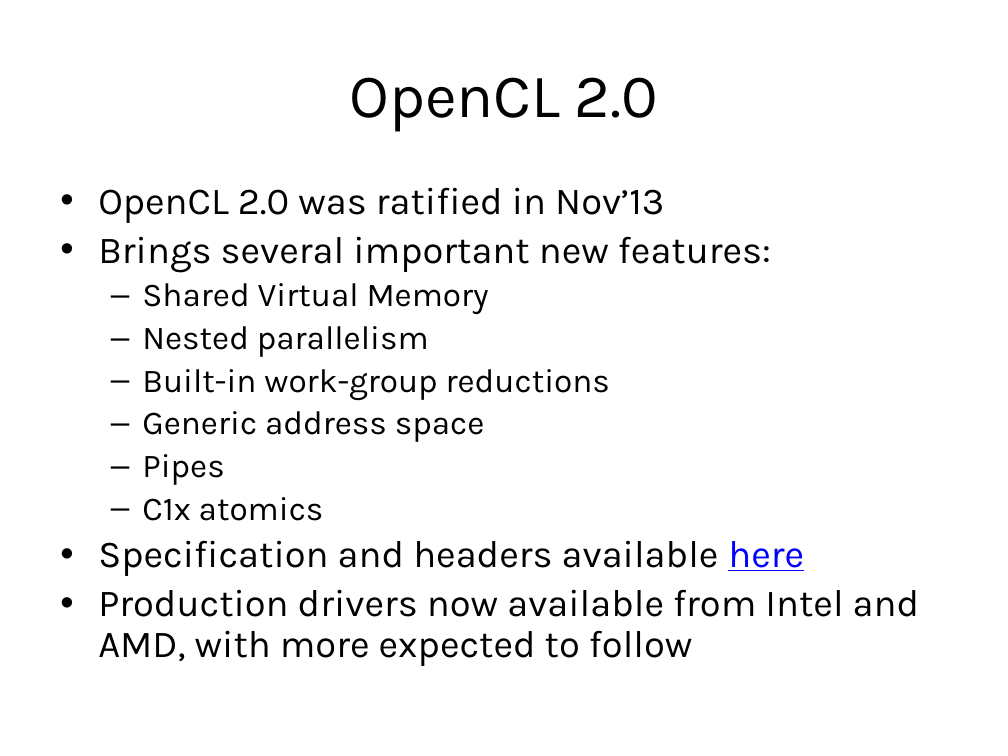
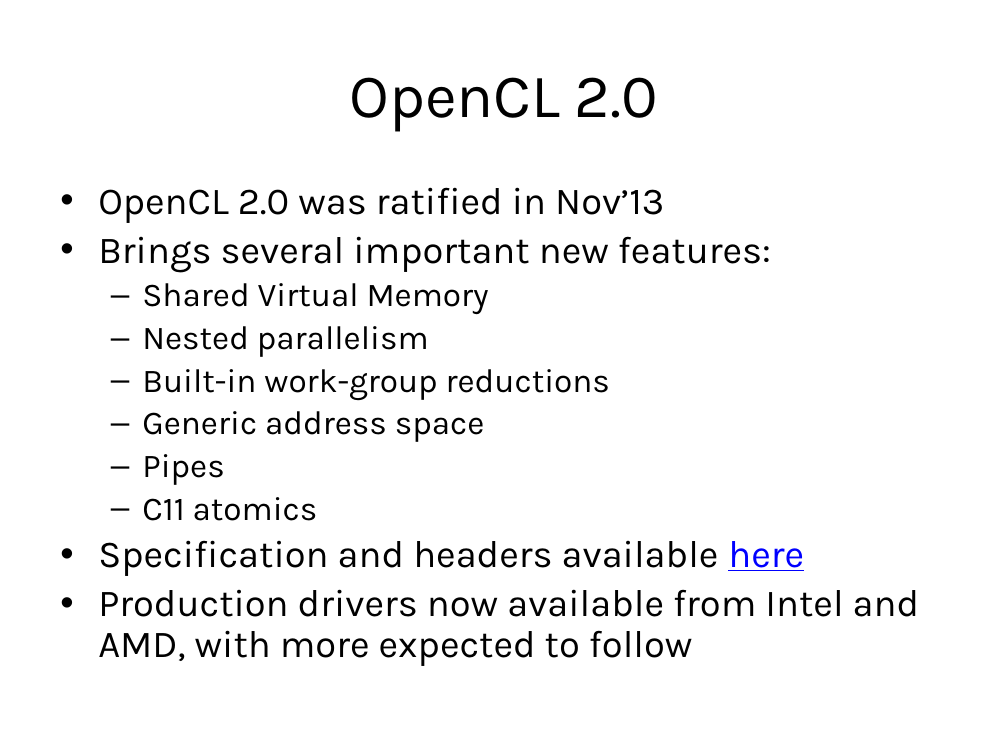
Before and after one commit to UoB-HPC/opencl-training-code, a slide deck: slide 2 of slides/advanced_outro.pptx. Drawn at 1008x756 pixels with LibreOffice and Linux fonts; fonts in the diff are those of the drawing. Boxes give left, top, right and bottom in pixels: in the first picture for what was removed or moved away, otherwise in the second. Text is boxed around its words. In the diff, an @@ line names an element or a change of style, - is before the commit and + after.

Commit message:
Update C1x to C11

```diff
--- a/slides/advanced_outro.pptx
+++ b/slides/advanced_outro.pptx
@@ text at (142, 497, 318, 521): text changed @@
-  – C1x atomics
+  – C11 atomics
```
